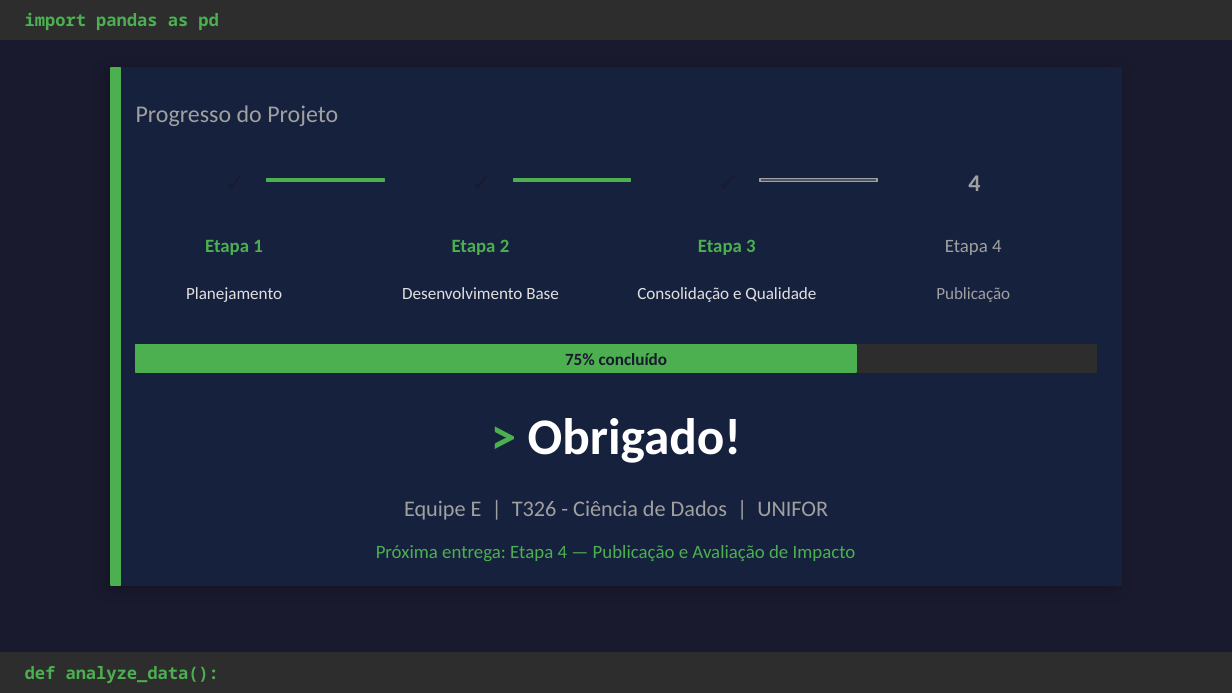
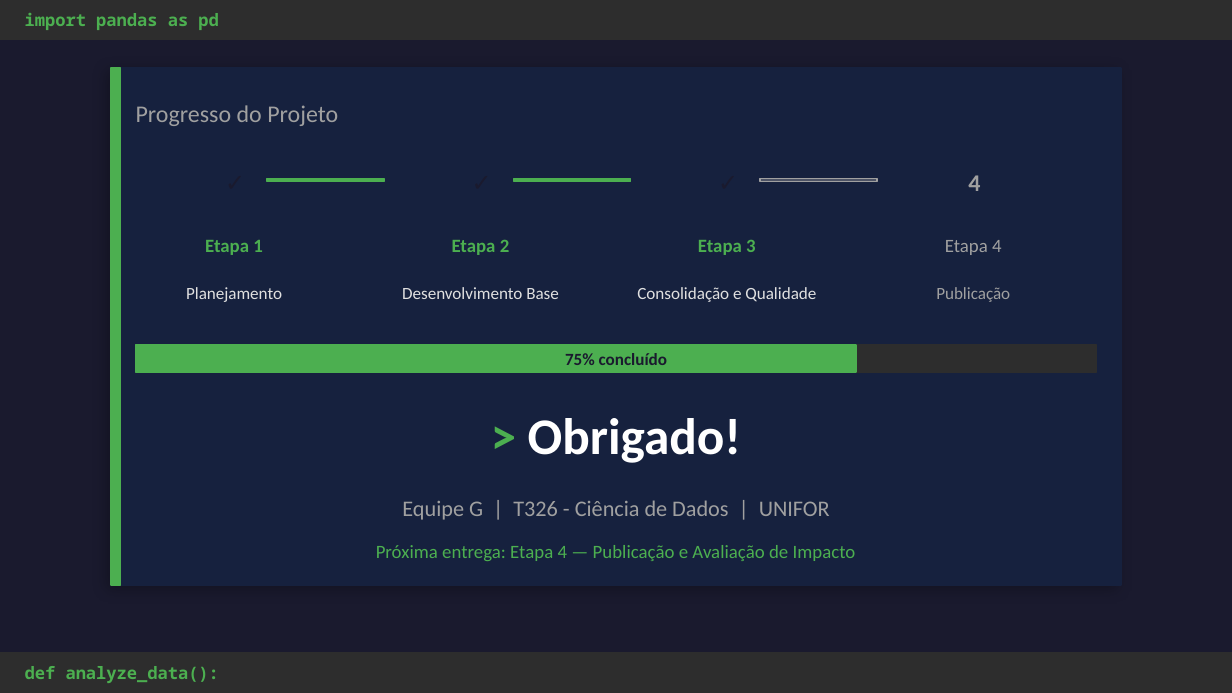
Before and after one commit to leduardopacheco/cursoPythonCDD, a slide deck: slide 8 of curso-python-ciencia-dados-main/modulo-4/slides/Consolidação e Qualidade - Entrega 3.pptx. Drawn at 1232x693 pixels with LibreOffice and Linux fonts; fonts in the diff are those of the drawing. Boxes give left, top, right and bottom in pixels: in the first picture for what was removed or moved away, otherwise in the second. Text is boxed around its words. In the diff, an @@ line names an element or a change of style, - is before the commit and + after.

Commit message:
Adicionando slides em pdf

```diff
--- a/curso-python-ciencia-dados-main/modulo-4/slides/Consolidação e Qualidade - Entrega 3.pptx
+++ b/curso-python-ciencia-dados-main/modulo-4/slides/Consolidação e Qualidade - Entrega 3.pptx
@@ text at (402,500,830,520): text changed @@
-Equipe E | T326 - Ciência de Dados | UNIFOR
+Equipe G | T326 - Ciência de Dados | UNIFOR
```
